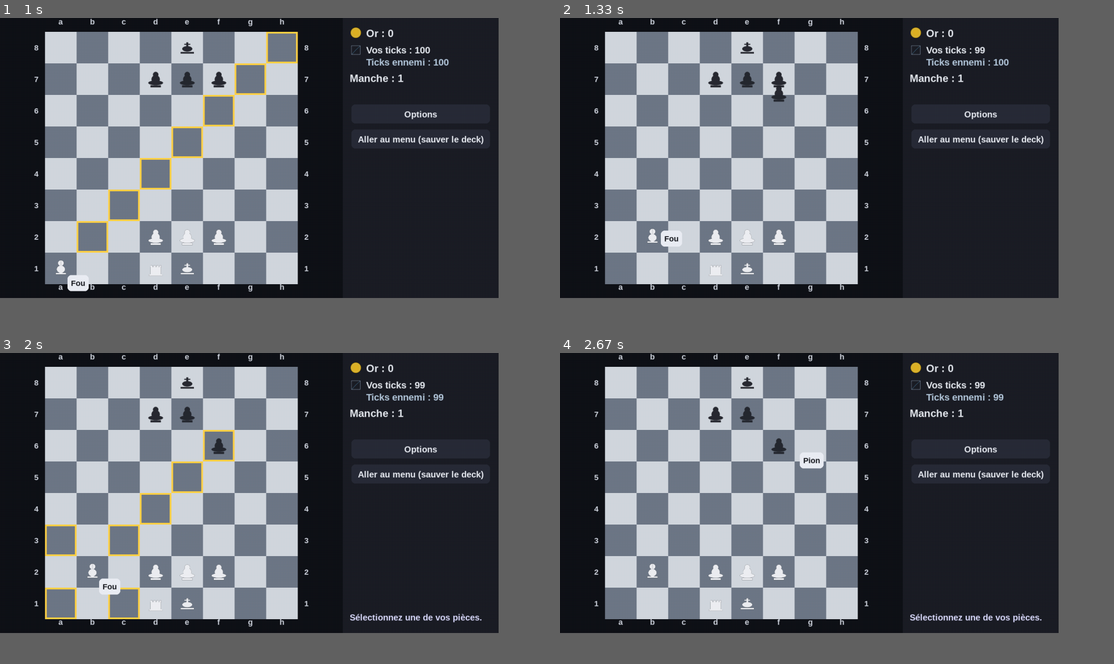
Above: before the commit, frames 1-4 (two rows, left to right).
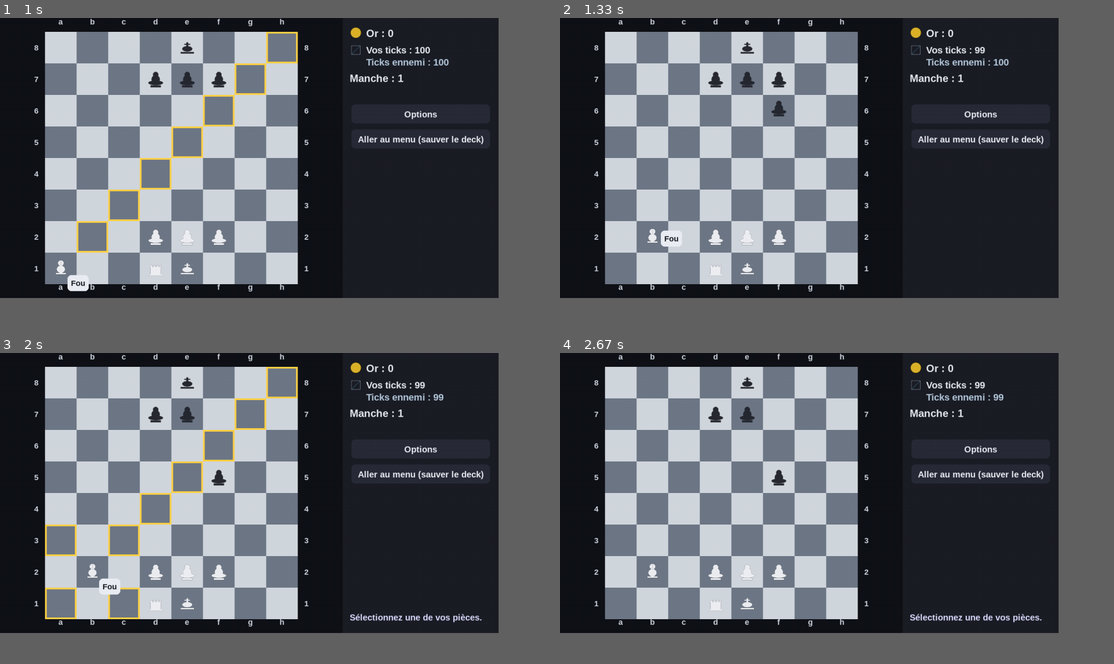
Above: after the commit, the same moments.

Repository: goldaj/chess-roguelite
Game: pygame game, started from src/main.py
Two runs of this game, one before a commit and one after it. Both use one fixed random seed, a clock stepped at 60 frames per second and the inputs below.
Inputs (mouse positions are in pixels of both pictures, inside the frame that each line leads up to):
- Up to frame 1 (1 s): click "JOUER" at 0.38 s; click "a" at 0.72 s
- Up to frame 2 (1.33 s): click (654, 223) at 1.05 s
- Up to frame 3 (2 s): click (121, 390) at 1.38 s; click (94, 570) at 1.72 s
- Up to frame 4 (2.67 s): click (787, 564) at 2.05 s; click (792, 446) at 2.38 s

Frame 1 is identical in both runs. In frame 2, 0.2% of the frame differs, in the area x 38-41%, y 22-32%; in frame 3, 0.4%, in the area x 38-54%, y 4-43%; in frame 4, 0.3%.

Commit message:
feat: correct en passant and black-side promotion; tactical opponent AI

Diff:
--- a/src/core/ai.py
+++ b/src/core/ai.py
@@ -1,25 +1,84 @@
+"""Two-ply tactical enemy AI with deterministic tie-breaking.
 
-import random
+Preserves choose_move(board, color) and find_all_moves() used by the UI.
+No pygame dependency. Costs are modest on the small roguelite boards.
+"""
+from __future__ import annotations
+
 from .board import Board
 
-def find_all_moves(board:Board, color:str):
-    moves=[]
+VALUES = {'P': 1, 'N': 3, 'B': 3.1, 'R': 5, 'Q': 9, 'A': 12, 'K': 100}
+
+
+def find_all_moves(board: Board, color: str):
+    moves = []
     for x in range(board.w):
         for y in range(board.h):
-            p=board.get(x,y)
-            if p and p.color==color:
-                for (xx,yy) in board.legal_moves_for(x,y):
-                    score=0
-                    t=board.get(xx,yy)
-                    if t:
-                        pv={'P':1,'N':3,'B':3,'R':5,'Q':9,'A':12,'K':100}.get(t.kind,0)
-                        score=10+pv
-                    moves.append(((x,y),(xx,yy),score))
+            piece = board.get(x, y)
+            if piece and piece.color == color:
+                for xx, yy in board.legal_moves_for(x, y):
+                    target = board.get(xx, yy)
+                    gain = VALUES.get(target.kind, 0) if target else 0
+                    if piece.kind == 'P' and xx != x and board.en_passant == (xx, yy):
+                        gain = VALUES['P']
+                    moves.append(((x, y), (xx, yy), gain))
     return moves
 
-def choose_move(board:Board, color:str):
-    moves=find_all_moves(board,color)
-    if not moves: return None
-    best=max(moves, key=lambda m:m[2])[2]
-    pool=[m for m in moves if m[2]>=best-1]
-    return random.choice(pool)[:2]
+
+def evaluate(board: Board, color: str) -> float:
+    """Material + light advancement, relative to the perspective color."""
+    total = 0.0
+    for x in range(board.w):
+        for y in range(board.h):
+            piece = board.get(x, y)
+            if not piece:
+                continue
+            value = VALUES.get(piece.kind, 0)
+            if piece.kind == 'P':
+                advancement = (board.h - 1 - y) if piece.color == board.bottom_color else y
+                value += advancement * 0.06
+            if piece.kind in ('N', 'B', 'A'):
+                value += 0.045 * min(x, board.w - 1 - x, y, board.h - 1 - y)
+            total += value if piece.color == color else -value
+    return total
+
+
+def choose_move(board: Board, color: str):
+    """Look one opponent reply ahead so free material traps are less attractive.
+
+    The opposing side minimizes our material score; we choose the maximum.
+    A capture of a king remains a winning condition for the original game.
+    """
+    moves = find_all_moves(board, color)
+    if not moves:
+        return None
+    enemy = 'b' if color == 'w' else 'w'
+    best = None
+    best_score = float('-inf')
+    for start, end, gain in moves:
+        future = board.clone()
+        future.move_and_promote(*start, *end)
+        if future.locate_king(enemy) is None:
+            score = 10000
+        else:
+            replies = find_all_moves(future, enemy)
+            if not replies:
+                score = evaluate(future, color)
+            else:
+                score = min(_reply_value(future, start2, end2, color)
+                            for start2, end2, _ in replies)
+        # A slight capture preference avoids unproductive tactical shuffling.
+        score += 0.015 * gain
+        # Deterministic traversal: reproducible battles and tests.
+        if score > best_score:
+            best_score = score
+            best = (start, end)
+    return best
+
+
+def _reply_value(board: Board, start, end, color: str) -> float:
+    future = board.clone()
+    future.move_and_promote(*start, *end)
+    if future.locate_king(color) is None:
+        return -10000
+    return evaluate(future, color)
--- a/src/core/board.py
+++ b/src/core/board.py
@@ -135,7 +135,9 @@
                         moves.append((cx,cy))
                     # en passant capture onto empty square equals en_passant
                     elif self.en_passant == (cx,cy):
-                        moves.append((cx,cy))
+                        neighbor = self.get(cx, y)
+                        if neighbor and neighbor.kind == 'P' and neighbor.color != p.color:
+                            moves.append((cx,cy))
         # filter self-check
 
         km=self.locate_king(p.color)
@@ -148,13 +150,27 @@
                 legal.append((xx,yy))
         return legal
     def move_and_promote(self,x1,y1,x2,y2):
-        p=self.get(x1,y1)
+        p = self.get(x1,y1)
+        if p is None:
+            return
+        previous_en_passant = self.en_passant
+        target = self.get(x2,y2)
+        self.en_passant = None
+        if p.kind == 'P':
+            direction = -1 if p.color == self.bottom_color else 1
+            # En passant only immediately after the opposing pawn's double push.
+            if x1 != x2 and target is None and previous_en_passant == (x2,y2):
+                victim = self.get(x2,y1)
+                if victim and victim.kind == 'P' and victim.color != p.color:
+                    self.set(x2,y1,None)
+            if x1 == x2 and y2-y1 == 2*direction and not p.moved:
+                self.en_passant = (x1,y1+direction)
+            if (p.color == self.bottom_color and y2 == 0) or (
+                p.color != self.bottom_color and y2 == self.h-1
+            ):
+                p = Piece('Q',p.color,True)
         self.set(x1,y1,None)
-        if p:
-            p.moved = True
-        if p and p.kind=='P':
-            if (p.color=='w' and y2==0) or (p.color=='b' and y2==self.h-1):
-                p=Piece('Q',p.color)
+        p.moved = True
         self.set(x2,y2,p)
 
 
--- /dev/null
+++ b/tests/test_chess_rules.py
@@ -0,0 +1,81 @@
+import unittest
+from src.core.board import Board, Piece
+from src.core.ai import choose_move, find_all_moves, evaluate
+
+class ChessRulesTests(unittest.TestCase):
+    def board(self, bottom='w'):
+        b=Board(8,8);b.bottom_color=bottom
+        b.set(0,7 if bottom=='w' else 0,Piece('K',bottom))
+        enemy='b' if bottom=='w' else 'w'
+        b.set(7,0 if bottom=='w' else 7,Piece('K',enemy))
+        return b
+
+    def test_double_push_sets_en_passant_target(self):
+        b=self.board();b.set(4,6,Piece('P','w'))
+        self.assertIn((4,4),b.legal_moves_for(4,6))
+        b.move_and_promote(4,6,4,4)
+        self.assertEqual(b.en_passant,(4,5))
+
+    def test_en_passant_removes_exact_opponent_pawn(self):
+        b=self.board();b.set(4,3,Piece('P','w',True))
+        b.set(5,1,Piece('P','b'))
+        b.move_and_promote(5,1,5,3)
+        self.assertIn((5,2),b.legal_moves_for(4,3))
+        b.move_and_promote(4,3,5,2)
+        self.assertIsNone(b.get(5,3))
+        self.assertEqual((b.get(5,2).kind,b.get(5,2).color),('P','w'))
+        self.assertIsNone(b.en_passant)
+
+    def test_en_passant_expires_after_other_move(self):
+        b=self.board();b.set(4,3,Piece('P','w',True));b.set(5,1,Piece('P','b'))
+        b.move_and_promote(5,1,5,3)
+        b.move_and_promote(0,7,0,6)
+        self.assertIsNone(b.en_passant)
+        self.assertNotIn((5,2),b.legal_moves_for(4,3))
+
+    def test_illegal_en_passant_missing_victim(self):
+        b=self.board();b.set(4,3,Piece('P','w',True));b.en_passant=(5,2)
+        self.assertNotIn((5,2),b.legal_moves_for(4,3))
+
+    def test_promotion_respects_bottom_color_black(self):
+        b=self.board(bottom='b')
+        b.set(3,1,Piece('P','b',True))
+        b.move_and_promote(3,1,3,0)
+        self.assertEqual(b.get(3,0).kind,'Q')
+        b.set(4,6,Piece('P','w',True))
+        b.move_and_promote(4,6,4,7)
+        self.assertEqual(b.get(4,7).kind,'Q')
+
+    def test_clone_does_not_share_mutated_pieces(self):
+        b=self.board();b.set(3,6,Piece('P','w'))
+        copy=b.clone();copy.move_and_promote(3,6,3,4)
+        self.assertFalse(b.get(3,6).moved)
+        self.assertIsNone(b.en_passant)
+        self.assertEqual(copy.en_passant,(3,5))
+
+    def test_ai_finds_king_capture(self):
+        b=self.board();b.set(7,2,Piece('R','w'))
+        # Black king at 7,0; vertical rook capture is immediate winning option.
+        move=choose_move(b,'w')
+        self.assertEqual(move,((7,2),(7,0)))
+
+    def test_ai_avoids_obvious_queen_hanging(self):
+        b=self.board()
+        b.set(3,4,Piece('Q','w'))
+        b.set(4,3,Piece('P','b',True))
+        b.set(5,2,Piece('R','b',True))
+        # Queen may capture pawn at (4,3) but enemy rook can recapture (4,3) only
+        # if rook aligns; use a rook on (4,1) instead.
+        b.set(5,2,None);b.set(4,1,Piece('R','b',True))
+        chosen=choose_move(b,'w')
+        self.assertNotEqual(chosen,((3,4),(4,3)))
+
+    def test_ai_is_deterministic(self):
+        b=self.board();b.set(3,5,Piece('N','w'))
+        self.assertEqual(choose_move(b,'w'),choose_move(b,'w'))
+
+    def test_ai_no_moves(self):
+        b=Board(1,1)
+        self.assertIsNone(choose_move(b,'b'))
+
+if __name__=='__main__': unittest.main()
Not shown, changed: README.md
Not shown, added: .github/workflows/chess-tests.yml
Not shown, changed: AGENTS.md
Not shown, changed: docs/CHATGPT_PROJECT_HISTORY.md
Not shown, added: docs/CHESS_RULES_AI.md
